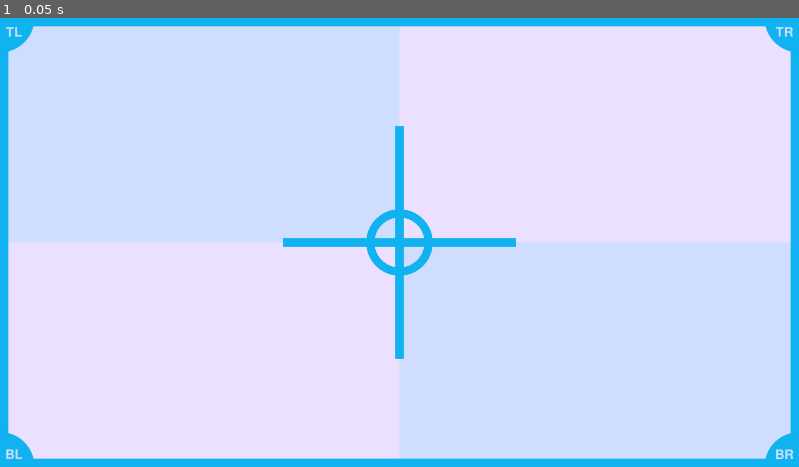
Above: before the commit, frame 1.
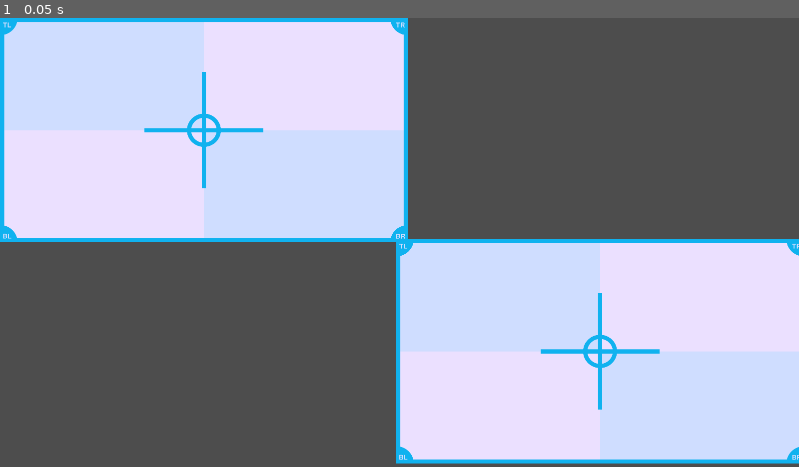
Above: after the commit, the same moment.

Repository: ar-bh/15percent
Game: Godot game, scene res://lessons/dialogue.tscn
Two runs of this game, one before a commit and one after it. Both use one fixed random seed, a clock stepped at 60 frames per second and the inputs below. Before the commit the project has no main scene; this scene is started directly in both runs.
Inputs:
- Up to frame 1 (0.05 s): no input

The runs differ from the first frame. In frame 1, 76% of the frame differs, in the area x 0-100%, y 0-100%.

Commit message:
created main scene and parallax background attempt #1

Diff:
--- /dev/null
+++ b/game/main.gd
@@ -0,0 +1,20 @@
+extends Node2D
+
+@onready var background_texture1: TextureRect = $Background/Parallax2D/TextureRect
+@onready var background_texture2: TextureRect = $Background/Parallax2D/TextureRect2
+@onready var background_parallax: Parallax2D = $Background/Parallax2D
+
+# Called when the node enters the scene tree for the first time.
+func _ready() -> void:
+	get_tree().root.size_changed.connect(_on_window_resized)
+
+
+# Called every frame. 'delta' is the elapsed time since the previous frame.
+func _process(delta: float) -> void:
+	pass
+
+
+func _on_window_resized() -> void:
+	background_texture1.size = get_viewport_rect().size
+	background_texture2.size = get_viewport_rect().size
+	background_parallax.repeat_size = get_viewport_rect().size
--- /dev/null
+++ b/game/main.tscn
@@ -0,0 +1,50 @@
+[gd_scene format=3 uid="uid://dk6awpqa6f2dq"]
+
+[ext_resource type="Script" uid="uid://cy7o7yxebu8j3" path="res://game/main.gd" id="1_xtpaf"]
+[ext_resource type="Texture2D" uid="uid://dg3h0vrg0pkdw" path="res://game_assets/x_parallax.png" id="2_xtpaf"]
+
+[node name="Main" type="Node2D" unique_id=29669865]
+script = ExtResource("1_xtpaf")
+
+[node name="Background" type="Control" parent="." unique_id=1560236750]
+layout_mode = 3
+anchors_preset = 15
+anchor_right = 1.0
+anchor_bottom = 1.0
+grow_horizontal = 2
+grow_vertical = 2
+
+[node name="Parallax2D" type="Parallax2D" parent="Background" unique_id=1881809926]
+scale = Vector2(0.49985036, 0.49985036)
+scroll_offset = Vector2(-15.999999, -2.9999998)
+repeat_size = Vector2(1920, 0)
+autoscroll = Vector2(100, 0)
+repeat_times = 4
+
+[node name="TextureRect" type="TextureRect" parent="Background/Parallax2D" unique_id=213676304]
+anchors_preset = 15
+anchor_right = 1.0
+anchor_bottom = 1.0
+offset_right = 1920.0
+offset_bottom = 1080.0
+grow_horizontal = 2
+grow_vertical = 2
+texture = ExtResource("2_xtpaf")
+expand_mode = 1
+stretch_mode = 6
+metadata/_edit_use_anchors_ = true
+
+[node name="TextureRect2" type="TextureRect" parent="Background/Parallax2D" unique_id=55474868]
+anchors_preset = 15
+anchor_right = 1.0
+anchor_bottom = 1.0
+offset_left = 2480.7424
+offset_top = 1078.3228
+offset_right = 4400.742
+offset_bottom = 2158.3228
+grow_horizontal = 2
+grow_vertical = 2
+texture = ExtResource("2_xtpaf")
+expand_mode = 1
+stretch_mode = 6
+metadata/_edit_use_anchors_ = true
--- a/lessons/dialogue.tscn
+++ b/lessons/dialogue.tscn
@@ -9,13 +9,27 @@
 anchor_bottom = 1.0
 grow_horizontal = 2
 grow_vertical = 2
+metadata/_edit_use_anchors_ = true
 
 [node name="TextureRect" type="TextureRect" parent="." unique_id=1346043977]
 layout_mode = 1
-anchors_preset = 15
+offset_right = 980.0
+offset_bottom = 540.0
+texture = ExtResource("1_fid5a")
+expand_mode = 1
+
+[node name="TextureRect2" type="TextureRect" parent="." unique_id=393865715]
+layout_mode = 1
+anchors_preset = 6
+anchor_left = 1.0
+anchor_top = 0.5
 anchor_right = 1.0
-anchor_bottom = 1.0
-grow_horizontal = 2
+anchor_bottom = 0.5
+offset_left = -968.0
+offset_top = -8.0
+offset_right = 12.0
+offset_bottom = 532.0
+grow_horizontal = 0
 grow_vertical = 2
 texture = ExtResource("1_fid5a")
 expand_mode = 1
--- a/project.godot
+++ b/project.godot
@@ -15,6 +15,7 @@
 [application]
 
 config/name="15percent"
+run/main_scene="uid://dk6awpqa6f2dq"
 config/features=PackedStringArray("4.6")
 config/icon="res://icon_telling_a_story.png"
 
Not shown, added: game/main.gd.uid
Binary file added: game_assets/test/city_parallax.png
Not shown, added: game_assets/test/city_parallax.png.import
Binary file added: game_assets/x_parallax.png
Not shown, added: game_assets/x_parallax.png.import
